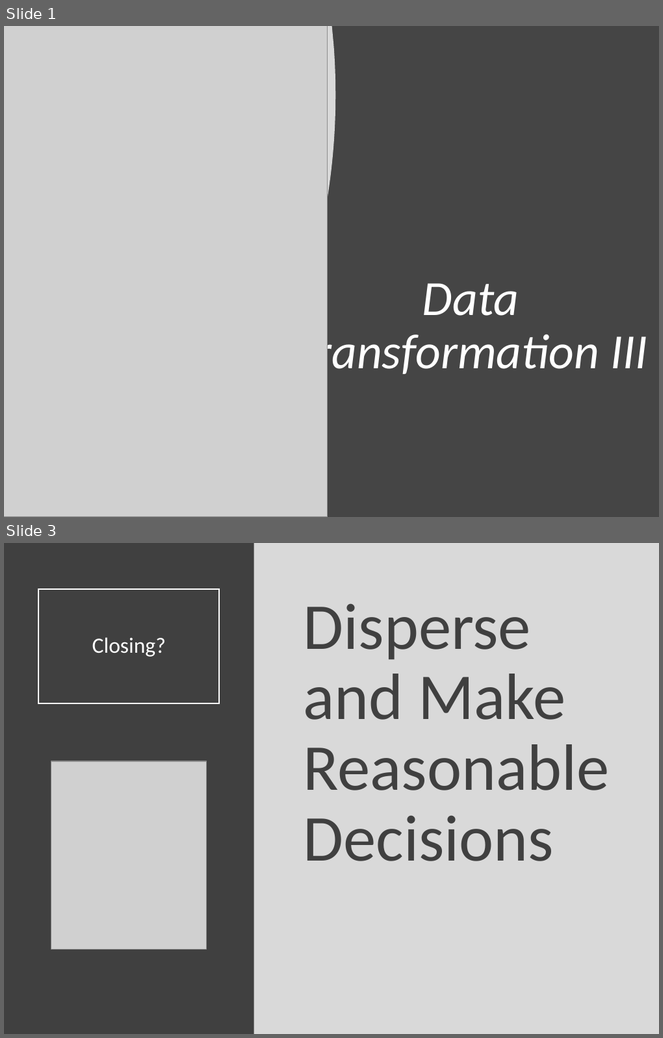
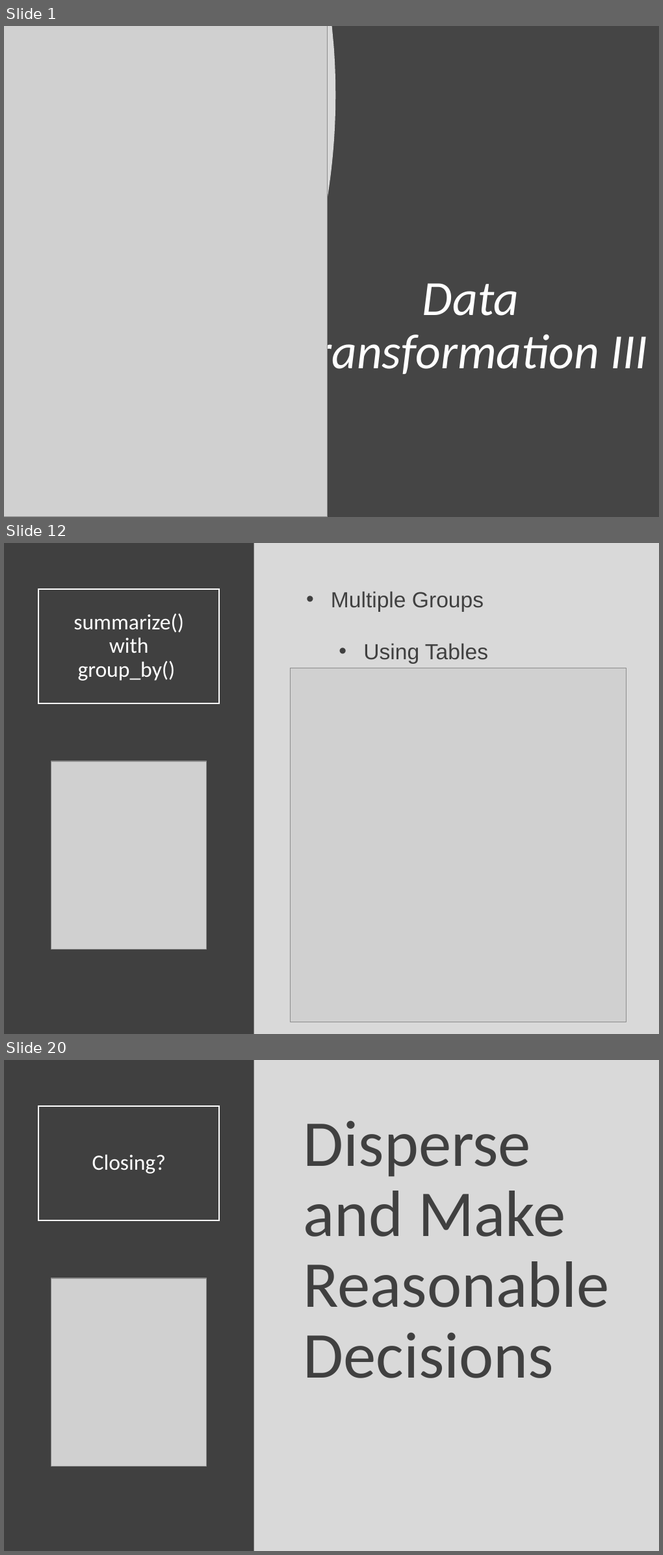
Before and after one commit to Yixf-Self/STOR320_WEBSITE, a slide deck: Lecture/Lecture 6/Lecture 6.pptx. Shown one above the other, each under a label of ours: slides 1 and 3 before the commit, slides 1, 12 and 20 after it; the slides between them are not shown. The pictures are 663x1038 and 663x1555 pixels, drawn with LibreOffice and Linux fonts; fonts in the diff are those of the drawing; grey boxes stand for pictures. Boxes give left, top, right and bottom in pixels: in the first picture for what was removed or moved away, otherwise in the second. Text is boxed around its words. In the diff, an @@ line names an element or a change of style, - is before the commit and + after.

```diff
--- a/Lecture/Lecture 6/Lecture 6.pptx
+++ b/Lecture/Lecture 6/Lecture 6.pptx
@@ slide 12 added at (4,543,659,1034), background #D9D9D9 @@
@@ rectangle added at (4,543,254,1034), fill #404040 @@
@@ title added at (38,589,220,704), outline #FFFFFF 1.5 pt, 24 pt, text #FFFFFF @@
+summarize()
+with
+group_by()
@@ text added at (331,591,488,664), 24 pt, text #404040 @@
+• Multiple Groups
+  • Using Tables
@@ picture added at (291,668,627,1022) @@
@@ picture added at (51,761,206,949) @@
@@ what was slide 3 is now slide 20 @@
```
Also in this commit, not shown: 1 slide changed, 16 other slides added, 6 other files.
